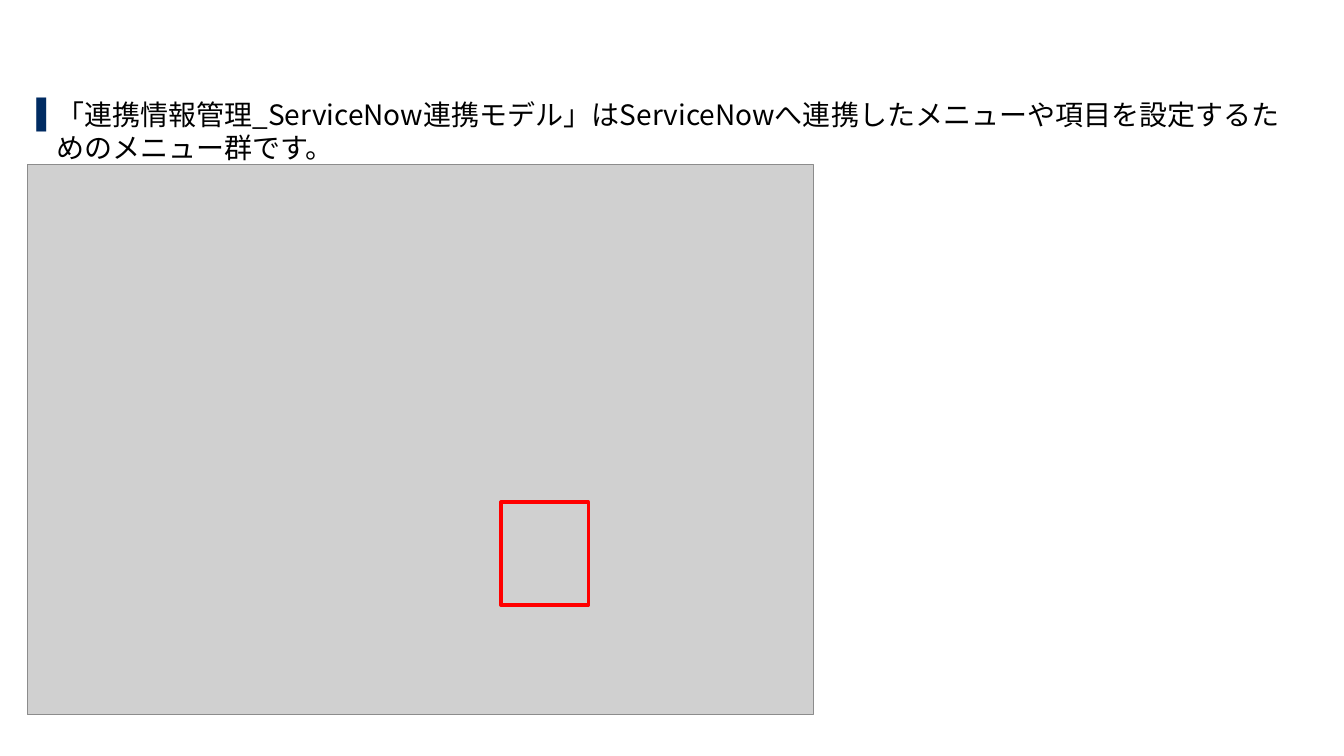
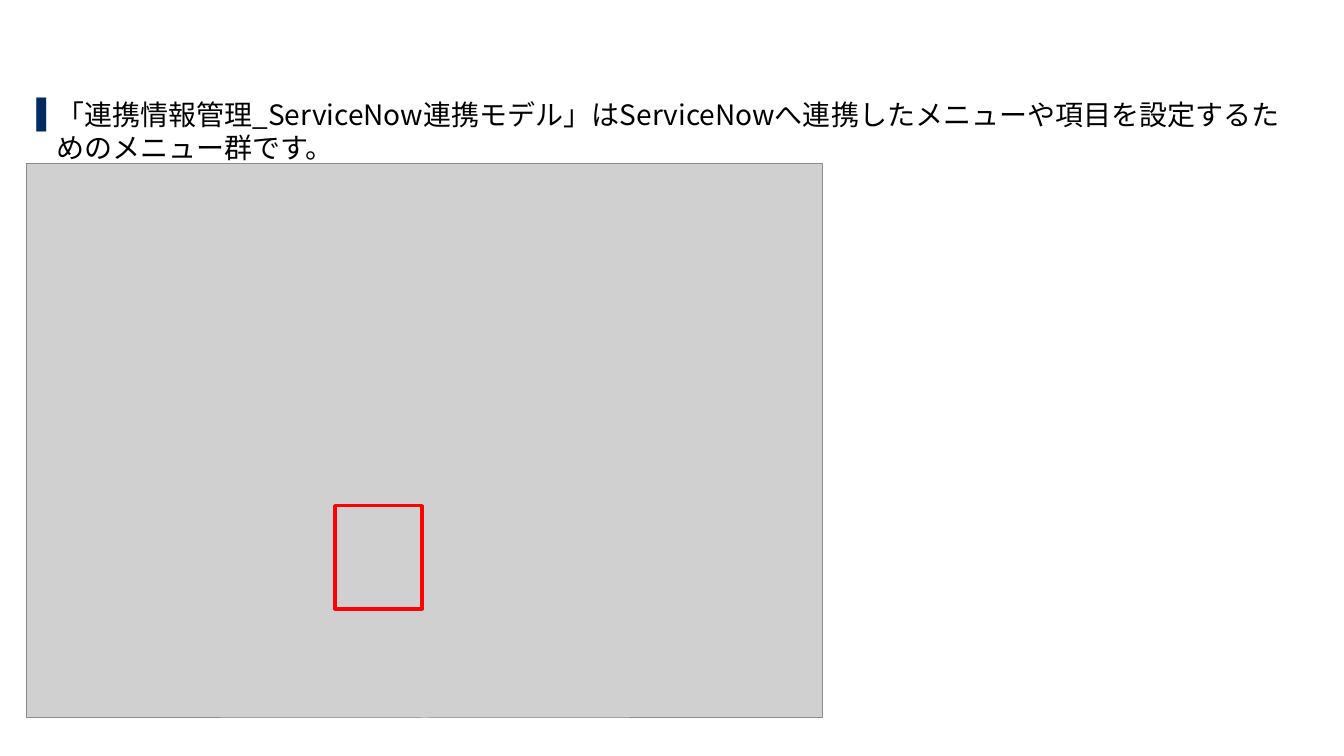
Before and after one commit to exastro-suite/SettingSamples-ServiceNow, a slide deck: slide 19 of docs/setting-samples-servicenow-install_ja.pptx. Drawn at 1344x756 pixels with LibreOffice and Linux fonts; fonts in the diff are those of the drawing; grey boxes stand for pictures; background and template pictures are left out. Boxes give left, top, right and bottom in pixels: in the first picture for what was removed or moved away, otherwise in the second. Text is boxed around its words. In the diff, an @@ line names an element or a change of style, - is before the commit and + after.

```diff
--- a/docs/setting-samples-servicenow-install_ja.pptx
+++ b/docs/setting-samples-servicenow-install_ja.pptx
@@ picture: place and size @@
-picture at <box>27,164,814,715</box>
+picture at <box>26,163,823,718</box>
@@ rectangle: place and size @@
-rectangle at <box>501,502,589,605</box>
+rectangle at <box>335,506,422,609</box>
```
Also in this commit, not shown: 3 other slides changed, 1 other file.
